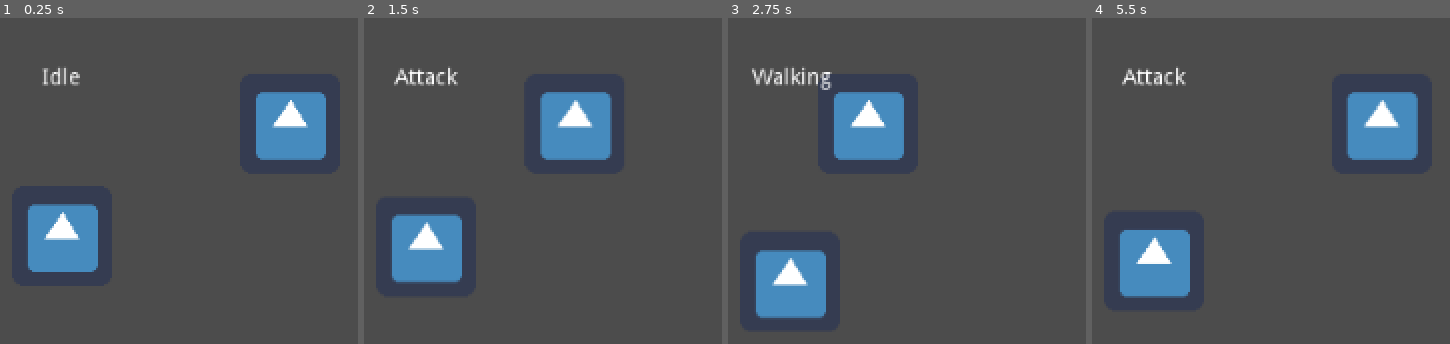
Above: before the commit, frames 1-4 (left to right).
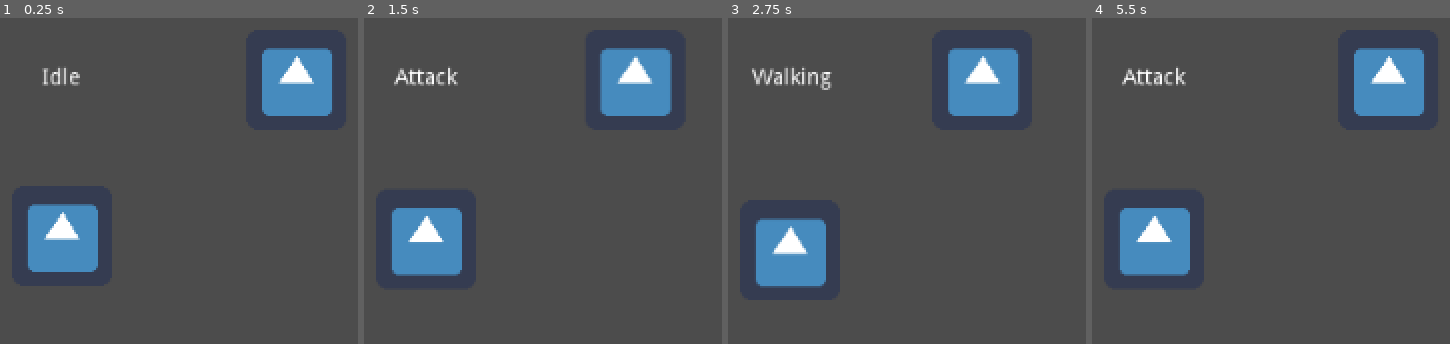
Above: after the commit, the same moments.

Repository: GravityI/project2d
Game: Godot game, scene res://World.tscn
Same seed, same stepped clock (60 frames per second), same inputs: the game is played once before the commit and once after it. The engine's default icon, where the game draws it, is replaced by a stand-in: a white triangle on a blue panel in a dark square.
Inputs:
- Up to frame 1 (0.25 s): no input
- Up to frame 2 (1.5 s): tap Enter at 0.5 s; hold Right (ui_right) 0.53-1.28 s; tap Z (attack) at 0.6, 1.35 s; hold Down (ui_down) from 1.28 s (still down)
- Up to frame 3 (2.75 s): release Down (ui_down) at 2.03 s; hold Right (ui_right) from 2.03 s (still down); tap Z (attack) at 2.1 s
- Up to frame 4 (5.5 s): release Right (ui_right) at 2.78 s; hold Up (ui_up) 2.78-3.53 s; tap Z (attack) every 0.75 s from 2.85 to 5.1 s; hold Left (ui_left) 3.53-5.03 s; hold Down (ui_down) from 5.03 s (still down)

The runs differ from the first frame. In frame 1, 5.7% of the frame differs, in the area x 71-93%, y 9-44%; in frame 2, 9.4%; in frame 3, 13%, in the area x 7-82%, y 9-93%; in frame 4, 9.3%.

Commit message:
Added basic enemy logic for debugging purposes

Diff:
--- a/World.tscn
+++ b/World.tscn
@@ -1,21 +1,20 @@
-[gd_scene load_steps=7 format=2]
+[gd_scene load_steps=9 format=2]
 
 [ext_resource path="res://icon.png" type="Texture" id=1]
 [ext_resource path="res://scripts/Player.gd" type="Script" id=2]
 [ext_resource path="res://scripts/PlayerCombat.gd" type="Script" id=3]
 [ext_resource path="res://scripts/PlayerStateMachine.gd" type="Script" id=4]
+[ext_resource path="res://scripts/Enemy.gd" type="Script" id=5]
 
 [sub_resource type="RectangleShape2D" id=1]
 extents = Vector2( 32, 32 )
 
 [sub_resource type="RectangleShape2D" id=2]
 
+[sub_resource type="RectangleShape2D" id=3]
+extents = Vector2( 32, 32 )
+
 [node name="World" type="Node"]
-
-[node name="Sprite2" type="Sprite" parent="."]
-position = Vector2( 136, -72 )
-texture = ExtResource( 1 )
-offset = Vector2( 10, 0 )
 
 [node name="Player" type="Node2D" parent="."]
 script = ExtResource( 2 )
@@ -43,10 +42,6 @@
 [node name="Timers" type="Node" parent="Player"]
 
 [node name="AttackTimer" type="Timer" parent="Player/Timers"]
-wait_time = 0.5
-one_shot = true
-
-[node name="ComboTimer" type="Timer" parent="Player/Timers"]
 wait_time = 0.5
 one_shot = true
 
@@ -79,6 +74,19 @@
 
 [node name="TileMap" type="TileMap" parent="."]
 format = 1
+
+[node name="enemy" type="RigidBody2D" parent="." groups=[
+"enemy",
+]]
+position = Vector2( 150, -100 )
+mode = 1
+can_sleep = false
+script = ExtResource( 5 )
+
+[node name="Sprite2" type="Sprite" parent="enemy"]
+texture = ExtResource( 1 )
+
+[node name="CollisionShape2D" type="CollisionShape2D" parent="enemy"]
+shape = SubResource( 3 )
 [connection signal="timeout" from="Player/Timers/AttackTimer" to="Player" method="_on_AttackTimer_timeout"]
-[connection signal="timeout" from="Player/Timers/ComboTimer" to="Player" method="_on_ComboTimer_timeout"]
 [connection signal="timeout" from="Player/Timers/HitTimer" to="Player" method="_on_HitTimer_timeout"]
--- /dev/null
+++ b/scripts/Enemy.gd
@@ -0,0 +1,5 @@
+extends RigidBody2D
+
+func takeDamage():
+	#print("Acertou miserável")
+	pass
--- a/scripts/Player.gd
+++ b/scripts/Player.gd
@@ -52,8 +52,17 @@
 	stateMachine.set_state(stateMachine.states.HIT)
 
 
-func _on_ComboTimer_timeout():
-	pass
+func getEnemiesInRange():
+	var bodyList = []
+	for body in combat.get_overlapping_bodies():
+		if body.is_in_group("enemy"):
+			bodyList.append(body)
+	return bodyList
+
+func dealDamage():
+	if !getEnemiesInRange().empty():
+		for body in getEnemiesInRange():
+			body.takeDamage()
 
 func _on_AttackTimer_timeout():
 	stateMachine.set_state(stateMachine.states.IDLE)
--- a/scripts/PlayerCombat.gd
+++ b/scripts/PlayerCombat.gd
@@ -1,17 +1,4 @@
 extends Area2D
-
-var comboStage = 0
-var comboEnabled = false
-var hitBodiesList
-
-func _ready():
-	monitoring = false
 
 func _process(delta):
 	position = $"../Body".position + Vector2(64, -8)
-
-	if monitoring:
-		for body in get_overlapping_bodies():
-			if body.has_method("takeDamage"):
-				body.takeDamage(comboStage)
-				comboEnabled = true
--- a/scripts/PlayerStateMachine.gd
+++ b/scripts/PlayerStateMachine.gd
@@ -37,10 +37,10 @@
 			elif Input.is_action_just_pressed("attack"):
 				return states.ATTACKING
 		states.ATTACKING:
-			if Input.is_action_just_pressed("attack"):
+			if Input.is_action_just_pressed("attack") and !parent.getEnemiesInRange().empty():
 				return states.COMBO1
 		states.COMBO1:
-			if Input.is_action_just_pressed("attack"):
+			if Input.is_action_just_pressed("attack") and !parent.getEnemiesInRange().empty():
 				return states.COMBO2
 		states.COMBO2:
 			pass
@@ -58,12 +58,15 @@
 			$"CanvasLayer/Label".text = "Walking"
 		states.ATTACKING:
 			parent.startAttackTimer()
+			parent.dealDamage()
 			$"CanvasLayer/Label".text = "Attack"
 		states.COMBO1:
 			parent.startAttackTimer()
+			parent.dealDamage()
 			$"CanvasLayer/Label".text = "Combo 1"
 		states.COMBO2:
 			parent.startAttackTimer()
+			parent.dealDamage()
 			$"CanvasLayer/Label".text = "Combo 2"
 		states.HIT:
 			parent.startHitTimer()
@@ -74,7 +77,7 @@
 		states.IDLE:
 			pass
 		states.WALKING:
-			pass
+			parent.body.linear_velocity = Vector2()
 		states.ATTACKING:
 			pass
 		states.COMBO1:
